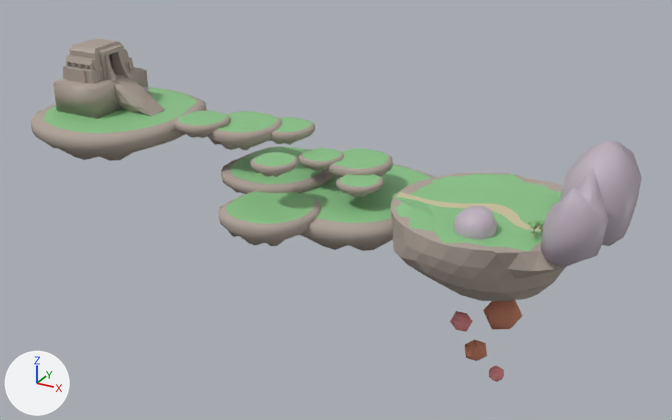
A saved change to the OBJ model SkyJourney_Project/Game/data/Field/IslandPlusTemple.obj.
The view is the same before and after, from a 50 mm lens placed at (335.0, -1215.0, 553.0), pointed at (-339.0, 10.0, -59.0). The axes (+X, +Y, +Z) are drawn at lower left. The lights are the same throughout. Where no turn or scale is listed for an object, it has been applied to the vertices. Vertices at the same position are counted once.

In view in the first picture: 'FirstIsland', 'FirstIsland.001', 'FirstIsland.002', 'FirstIsland.003', 'FirstIsland.004', 'FirstIsland.005', 'FirstIsland.006', 'FirstIsland.007', 'FirstIsland.008', 'FirstIsland.009', 'FirstIsland.010', 'ICO球', 'ICO球.002', 'ICO球.004', 'TempleDoor_E.001', 'island', 'rock', '立方体'.
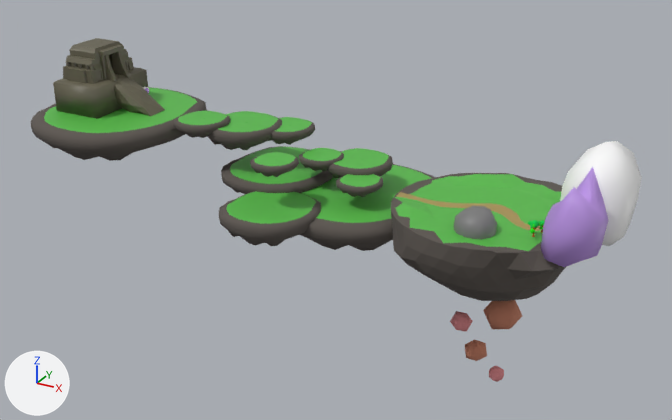
Where the change shows, as pixel boxes [x1, y1, x2, y2] in the pictures (672 x 420 px):
'island', recoloured: [391, 173, 567, 301] in both
'rock', recoloured, surface changed: [541, 141, 642, 267] in both
'FirstIsland.010', recoloured: [31, 87, 207, 161] in both
'FirstIsland.008', recoloured: [300, 164, 436, 251] in both
'FirstIsland.009', recoloured: [219, 191, 321, 246] in both
'FirstIsland.007', recoloured: [221, 146, 333, 194] in both
'TempleDoor_E.001', recoloured: [63, 38, 134, 84] in both
'立方体', recoloured: [53, 67, 149, 119] in both
'FirstIsland.005', recoloured: [207, 111, 282, 150] in both
'FirstIsland', recoloured: [327, 148, 393, 178] in both
'ICO球', recoloured: [454, 205, 497, 240] in both
'ICO球.004', recoloured (grey to yellow): [114, 77, 165, 116] in both
'FirstIsland.006', recoloured: [174, 111, 230, 138] in both
'FirstIsland.003', recoloured: [250, 152, 299, 177] in both
'FirstIsland.004', recoloured: [269, 117, 315, 145] in both
'FirstIsland.001', recoloured: [336, 174, 383, 197] in both
'FirstIsland.002', recoloured: [299, 148, 344, 171] in both
part 1 of me_rock, recoloured (grey to white): [560, 141, 642, 246] in both
part 2 of me_rock, recoloured (grey to purple): [541, 167, 608, 267] in both

The change, as a diff of the scene's bpy script:
```diff
--- a/SkyJourney_Project/Game/data/Field/IslandPlusTemple.obj.py
+++ b/SkyJourney_Project/Game/data/Field/IslandPlusTemple.obj.py
@@ mat_material_002 @@
 mat_material_002 = principled_material('Material.002')
-mat_material_002.base_color = (0.426, 0.364, 0.316)  # grey #afa398
+mat_material_002.base_color = (0.109, 0.0939, 0.0822)  # dark grey #5d5651
 mat_material_002.roughness = 1.0
@@ mat_green @@
 mat_green = principled_material('green')
-mat_green.base_color = (0.258, 0.563, 0.249)  # green #8bc689
+mat_green.base_color = (0.0977, 0.496, 0.0675)  # green #58bb49
@@ mat_material_006 @@
 mat_material_006 = principled_material('Material.006')
-mat_material_006.base_color = (0.529, 0.45, 0.525)  # light grey #c0b3c0
+mat_material_006.base_color = (0.197, 0.197, 0.197)  # grey #7b7b7b
@@ mat_マテリアル_001 @@
 mat_マテリアル_001 = principled_material('マテリアル.001')
-mat_マテリアル_001.base_color = (0.412, 0.344, 0.298)  # grey #ac9e94
+mat_マテリアル_001.base_color = (0.13, 0.118, 0.0759)  # brown #65604e
@@ mat_rodecream @@
 mat_rodecream = principled_material('rodeCream')
-mat_rodecream.base_color = (0.617, 0.557, 0.34)  # beige #cec59e
+mat_rodecream.base_color = (0.397, 0.291, 0.0901)  # yellow #a99355
@@ mat_white @@
+mat_white = principled_material('white')
+mat_white.base_color = (1.0, 1.0, 1.0)  # white #ffffff
@@ mat_blue @@
+mat_blue = principled_material('blue')
+mat_blue.base_color = (0.51, 0.307, 0.795)  # purple #bd96e6
@@ me_rock @@
 me_rock.from_pydata(...)  # 95 vertices, 182 faces; spans x 13.0..121.0, y -118.0..133.0, z -40.0..114.0
 # used by ob_rock; location = (0.0, 0.0, 0.0)
+# me_rock part 1: 84 faces spanning x 13.0..121.0, y -15.0..133.0, z -40.0..114.0 switch from mat_material_006 (light grey #c0b3c0) to mat_white (white #ffffff)
+# me_rock part 2: 98 faces spanning x 28.0..110.0, y -118.0..1.0, z -14.0..114.0 switch from mat_material_006 (light grey #c0b3c0) to mat_blue (purple #bd96e6)
```
